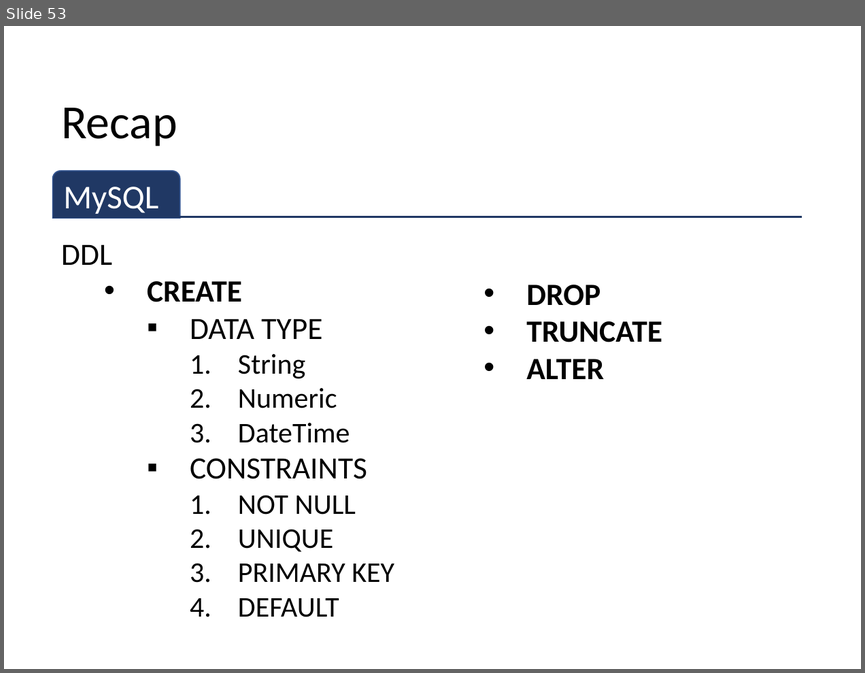
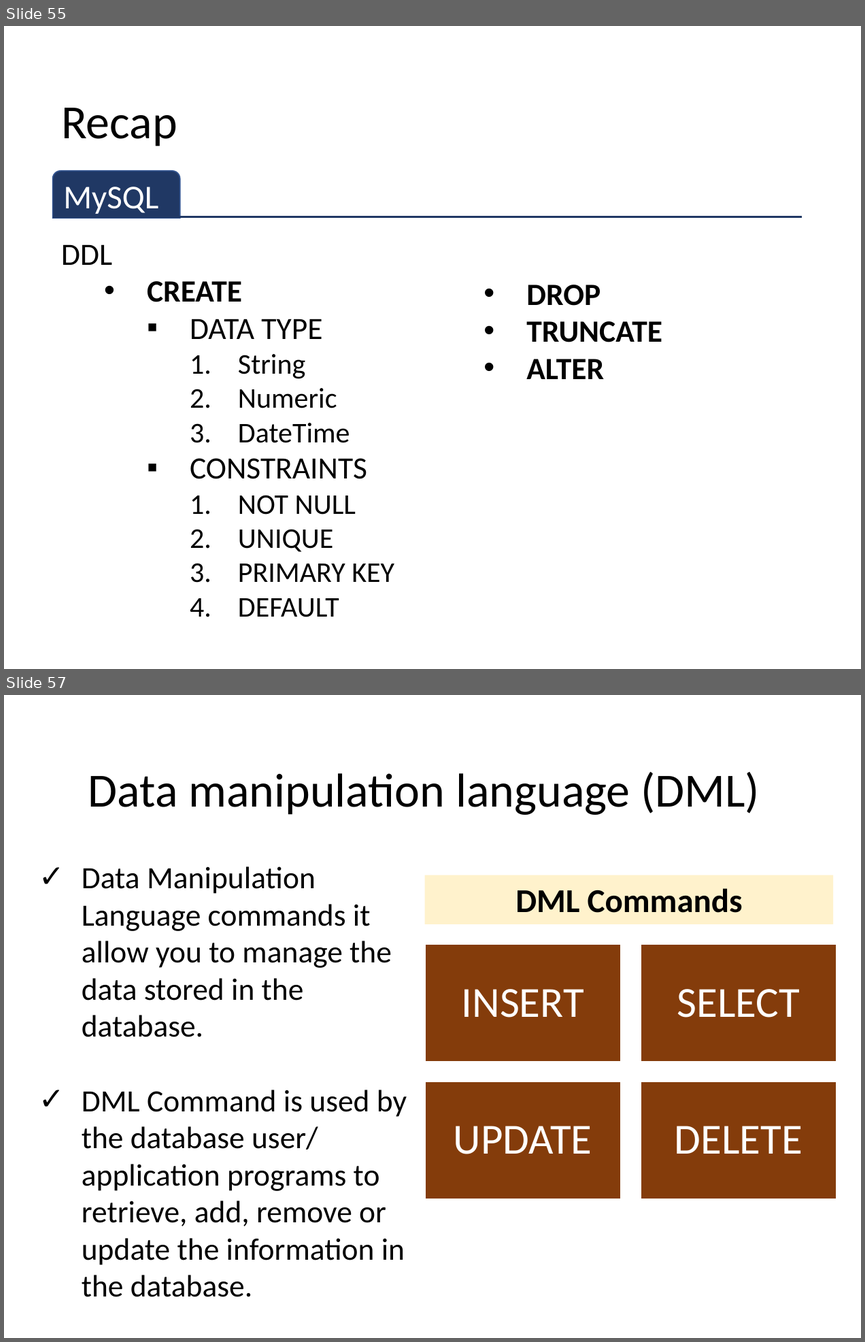
Before and after one commit to sitmbadept/sitmbadept.github.io, a slide deck: 2023/UNIT_2/WIP/UNIT-2-PART-1.pptx. Shown one above the other, each under a label of ours: slide 53 before the commit, slides 55 and 57 after it; the slides between them are not shown. The pictures are 865x673 and 865x1342 pixels, drawn with LibreOffice and Linux fonts; fonts in the diff are those of the drawing. Boxes give left, top, right and bottom in pixels: in the first picture for what was removed or moved away, otherwise in the second. Text is boxed around its words. In the diff, an @@ line names an element or a change of style, - is before the commit and + after.

```diff
--- a/2023/UNIT_2/WIP/UNIT-2-PART-1.pptx
+++ b/2023/UNIT_2/WIP/UNIT-2-PART-1.pptx
@@ slide 57 added at (4,695,861,1338), background #FFFFFF @@
@@ title added at (88,772,759,815), 40 pt, text #000000 @@
+Data manipulation language (DML)
@@ text added at (82,866,407,1297), 26 pt, text #000000 @@
+  ✓ Data Manipulation Language commands it allow you to manage the data stored in the database.
+  ✓ DML Command is used by the database user/ application programs to retrieve, add, remove or update the information in the database.
@@ group added at (425,875,837,1199): 5 rectangles, 4 texts @@
+INSERT
+SELECT
+UPDATE
+DELETE
+DML Commands
@@ what was slide 53 is now slide 55 @@
```
Also in this commit, not shown: 3 slides changed, 39 other slides added.
